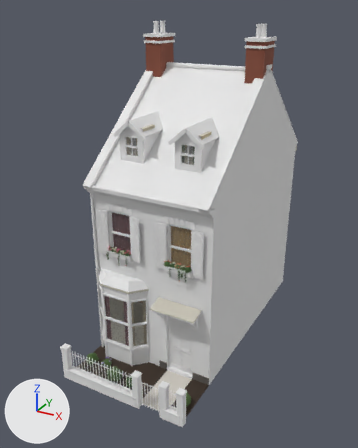
Renders of the glTF model assets/models/houses/street/Opposite_Opposite2_3.glb from each side of a commit.
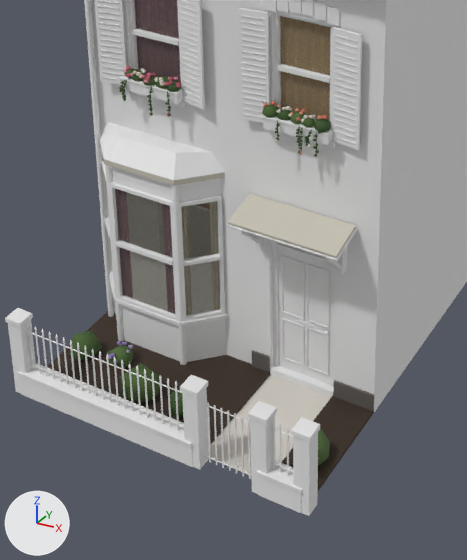
There are two pictures of each version: one whole from a 50 mm lens placed at (7.76, -10.32, 11.83), pointed at (-0.24, 4.23, 4.55), one close up on the part from 16% to 69% of the width and 49% to 99% of the height. Every picture has the same lights, and +X, +Y and +Z are marked at lower left. The older version's two pictures come first. Objects named as collision shapes, trigger or cutter boxes, shadow casters or lower levels of detail are left out. Vertices at exactly the same position are counted once.

The first close-up shows 'Opposite_Opposite2_3'.
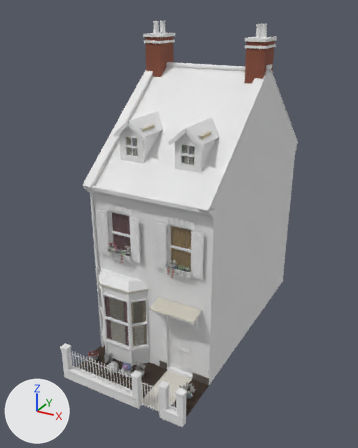
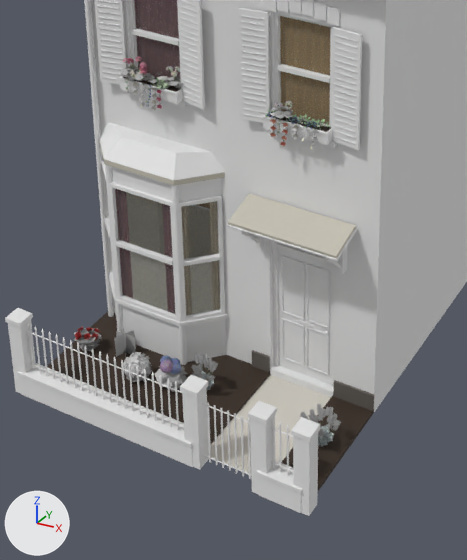
What differs and where, as boxes [x1, y1, x2, y2] in the close-ups (467 x 560 px):
part 1 of me_opposite_opposite2_3, deleted: before [107, 66, 327, 418]
part 2 of me_opposite_opposite2_3, reshaped: before [69, 330, 330, 466]; after [74, 327, 341, 447]
part 3 of me_opposite_opposite2_3, reshaped: before [124, 69, 331, 154]; after [120, 56, 331, 149]

The change, as a diff of the scene's bpy script:
```diff
--- a/assets/models/houses/street/Opposite_Opposite2_3.glb.py
+++ b/assets/models/houses/street/Opposite_Opposite2_3.glb.py
@@ mat_plant @@
+mat_plant = bpy.data.materials.new('plant')
+# nodes: BsdfPrincipled, Math, Mix, OutputMaterial, VertexColor
+# colours: white #e7e7e7, mixed with the vertex colours
@@ me_opposite_opposite2_3 @@
 # used by ob_opposite_opposite2_3; location = (0.0, 0.0, 0.0)
-me_opposite_opposite2_3.from_pydata(...)  # 5995 vertices, 9006 faces; spans x -2.36..2.36, y -0.26..10.13, z 0.0..11.36
+me_opposite_opposite2_3.from_pydata(...)  # 23434 vertices, 24808 faces; spans x -2.36..2.36, y -0.26..10.13, z 0.0..11.36
+# me_opposite_opposite2_3 part 1: 115 loose pieces with 1586 vertices, spanning x -1.59..1.58, y 0.31..1.84, z 0.0..4.48, are deleted
+# me_opposite_opposite2_3 part 2: 1 vertex moved within x -1.85, y 0.93, z 0.33; 112 vertices removed from x -2.16..2.16, y 0.26..1.07, z 0.0..0.46; 10705 vertices added at x -2.17..2.2, y 0.56..1.29, z 0.06..0.6
+# me_opposite_opposite2_3 part 3: 33 vertices moved within x -1.44..1.45, y 1.55..1.8, z 4.1..4.42; 891 vertices removed from x -1.57..1.6, y 1.53..1.84, z 3.9..4.45; 9251 vertices added at x -1.59..1.59, y 1.48..1.8, z 3.97..4.6
+# other edits to the shape of me_opposite_opposite2_3 do not show in these pictures
 me_opposite_opposite2_3.materials.append(mat_house)
 me_opposite_opposite2_3.materials.append(mat_glass)
+me_opposite_opposite2_3.materials.append(mat_plant)
```
